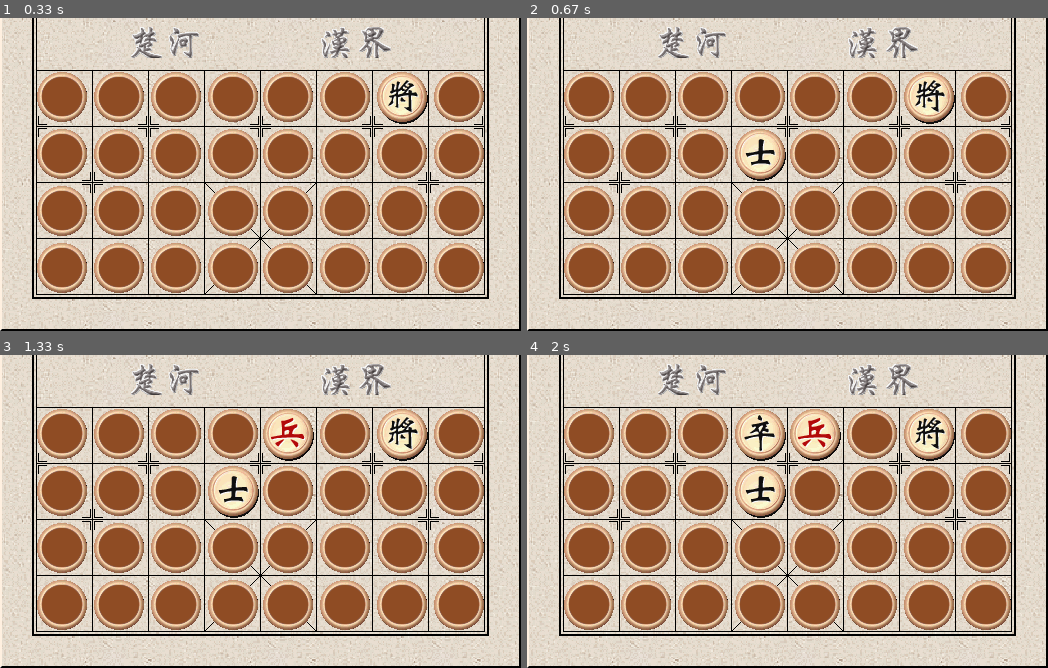
Above: before the commit, frames 1-4 (two rows, left to right).
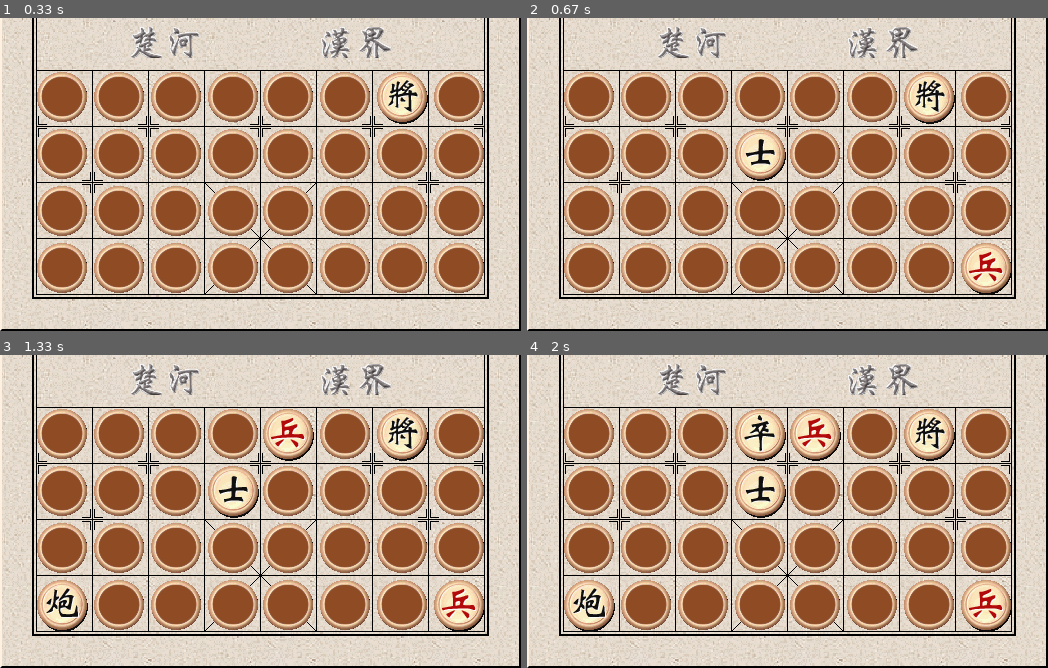
Above: after the commit, the same moments.

Repository: simonchih/darkchess
Game: pygame game, started from darkchess.py
The game is run twice, just before and just after one commit, with the same random seed, the same clock (stepped at 60 frames per second) and the same inputs. The source is Python 2; it was converted automatically to run under Python 3.
Inputs (mouse positions are in pixels of both pictures, inside the frame that each line leads up to):
- Up to frame 1 (0.33 s): no input
- Up to frame 2 (0.67 s): press the mouse at (761, 152) at 0.37 s; move the mouse to (761, 121) at 0.47 s; release the mouse at (766, 89) at 0.6 s
- Up to frame 3 (1.33 s): press the mouse at (286, 433) at 0.7 s; move the mouse to (182, 517) at 0.8 s; release the mouse at (78, 602) at 0.93 s; press the mouse at (286, 433) at 1.03 s; move the mouse to (192, 489) at 1.13 s; release the mouse at (93, 549) at 1.27 s
- Up to frame 4 (2 s): press the mouse at (761, 433) at 1.37 s; move the mouse to (751, 420) at 1.47 s; release the mouse at (745, 408) at 1.6 s

Frame 1 is identical in both runs. In frame 2, 0.8% of the frame differs, in the area x 84-93%, y 73-89%; in frame 3, 1.7%, in the area x 8-93%, y 73-89%; in frame 4, 1.7%.

Commit message:
v0.0.5b: many bugs

Diff:
--- a/darkchess.py
+++ b/darkchess.py
@@ -2,6 +2,7 @@
 import math
 import time
 import pygame
+import copy
 from pygame.locals import *
 from sys import exit
 from chess import *
@@ -65,15 +66,16 @@
 cstart_x2 = 260
 cstart_y2 = 51
 
+player_win = 0
 player_first = 0
 first = 1
 turn_id = 0
 player_color = 0
-com_color = 0
+com_color = 1
 max_value = 0
 
 top_number = 10
-deep_level = 9
+deep_level = 1
 
 top_chess = []
 top_map = []
@@ -84,6 +86,7 @@
 cor = [[(0,0)]*8, [(0,0)]*8, [(0,0)]*8, [(0,0)]*8]
 mark = [[0]*8, [0]*8, [0]*8, [0]*8]
 king_live = [1, 1]
+chess_num = [16, 16]
 
 def index_to_chess_surface(index):
     if 0 <= index < 5:
@@ -289,13 +292,59 @@
             if cstart_x2+j*chess_back.get_width() < mx < cstart_x2+(j+1)*chess_back.get_width() and cstart_y2+i*chess_back.get_height() < my < cstart_y2+(i+1)*chess_back.get_height():
                 return (i, 4+j)
 
+def select_back_chess(map, my_ch):
+    back_mark = [[0]*8, [0]*8, [0]*8, [0]*8]
+    if 1 == check_back_exist(map, my_ch, back_mark):
+        return random_select_back_chess(map, my_ch, back_mark)
+    else:
+        return (-1, -1)
+
+def check_back_exist(map, my_ch, bm):
+    back_exist = 0
+    for i in range(0, 4):
+        for j in range(0, 8):
+            if map[i][j] != (-1, -1) and bm[i][j] != 1:
+                if 1 == my_ch[map[i][j][0]][map[i][j][1]].back:
+                    back_exist = 1
+    return back_exist
+
+def random_select_back_chess(map, my_ch, bm):
+    i = random.randint(0, 31)
+    ii = 0
+
+    while i != -1:
+        y = ii/8
+        x = ii%8
+        if map[y][x] == (-1, -1) or bm[y][x] == 1:
+            ii += 1
+            if ii > 31:
+                ii = ii%32
+        elif 1 == my_ch[map[y][x][0]][map[y][x][1]].back:
+            i -= 1
+            if i < 0:
+                break
+            ii += 1
+            if ii > 31:
+                ii = ii%32
+        else:
+            ii += 1
+            if ii > 31:
+                ii = ii%32
+
+    (y, x) = (ii/8, ii%8)
+    return (y, x)
+
 def chess_ai():
     global turn_id
     global first
     global my_ch
+    global map
     global player_color
     global com_color
     global player_first
+    global player_win
+
+    pygame.display.update()
 
     if 0 == player_first and  1 == first:
         i = random.randint(0, 3)
@@ -305,21 +354,44 @@
         com_color = turn_id
         player_color = 1 - com_color
         first = 0
+    elif turn_id == com_color and 0 == first:
+        org, dest, score = deep_think(map, my_ch)
+        print 'org', org, 'score', score
+        if org == (-1, -1):
+            if select_back_chess(map, my_ch) == (-1, -1):
+                print 'player_win'
+                player_win = 1
+            else:
+                print 'select_before'
+                dest = select_back_chess(map, my_ch)
+                print 'dest', dest
+                my_ch[map[dest[0]][dest[1]][0]][map[dest[0]][dest[1]][1]].back = 0
+        elif score < 30:
+            print 'ls30',
+            dest = select_back_chess(map, my_ch)
+            my_ch[map[dest[0]][dest[1]][0]][map[dest[0]][dest[1]][1]].back = 0
+        else:
+            print 'el'
+            print 'org=', org, 'dest=', dest
+            print 'com_color', com_color
+            map, my_ch = move(org, dest, map, my_ch)
+
     if turn_id == com_color:
         turn_id = 1 - turn_id
+
 
 def move_max_value(orgx, orgy, destx, desty, my_chess, map, org_value, opp_color, i, j):
     global max_value
     global mark
 
-    if 1 == mark[i][j]:
-        return
-
-    mark[i][j] = 1
-
     if i == -1 or j == -1 or i == 4 or j == 8:
         return
-    elif map[i][j] != (-1, -1):
+    elif 1 == mark[i][j]:
+        return
+
+    mark[i][j] = 1
+
+    if map[i][j] != (-1, -1):
         if 1 == my_chess[map[i][j][0]][map[i][j][1]].back:
             return
         elif opp_color == my_chess[map[i][j][0]][map[i][j][1]].color:
@@ -344,7 +416,7 @@
         move_max_value(orgx, orgy, destx, desty, my_chess, map, org_value, opp_color, i, j+1)
         move_max_value(orgx, orgy, destx, desty, my_chess, map, org_value, opp_color, i+1, j)
         move_max_value(orgx, orgy, destx, desty, my_chess, map, org_value, opp_color, i-1, j)
-    elif orgy == desty and orgx-1 == dextx:
+    elif orgy == desty and orgx-1 == destx:
         move_max_value(orgx, orgy, destx, desty, my_chess, map, org_value, opp_color, i, j-1)
         move_max_value(orgx, orgy, destx, desty, my_chess, map, org_value, opp_color, i+1, j)
         move_max_value(orgx, orgy, destx, desty, my_chess, map, org_value, opp_color, i-1, j)
@@ -379,12 +451,19 @@
             return max_value
 
     elif 1 == my_chess[map[desty][destx][0]][map[desty][destx][1]].live:
+        print 'eat', eating_value_to_score(my_chess[map[desty][destx][0]][map[desty][destx][1]].value, king_live, my_chess[map[orgy][orgx][0]][map[orgy][orgx][1]].color)
+        print 'org_color', my_chess[map[orgy][orgx][0]][map[orgy][orgx][1]].color
         return eating_value_to_score(my_chess[map[desty][destx][0]][map[desty][destx][1]].value, king_live, my_chess[map[orgy][orgx][0]][map[orgy][orgx][1]].color)
 
 def move(org, dest, a_map, a_ch):
     global cor
     (orgi, orgj) = org
     (desti, destj) = dest
+
+    print 'move', 'org', org, 'dest', dest
+
+    #print 'b_a_map[desti][destj]', a_map[desti][destj]
+    #print 'b_map[desti][destj]', map[desti][destj]
 
     if (-1, -1) == a_map[desti][destj]:
         org_ch = a_ch[a_map[orgi][orgj][0]][a_map[orgi][orgj][1]]
@@ -401,10 +480,12 @@
         a_map[desti][destj] = a_map[orgi][orgj]
         a_map[orgi][orgj] = (-1, -1)
 
+    #print 'af_a_map[desti][destj]', a_map[desti][destj]
+    #print 'af_map[desti][destj]', map[desti][destj]
+
     return a_map, a_ch
 
-
-def one_turn(a_map, a_ch, owner_color):
+def one_turn(a_map, a_ch, owner_color, sc, i = (-1, -1), j = (-1, -1)):
     global top_number
     global top_map
     global top_chess
@@ -415,33 +496,61 @@
     for chr in a_ch:
         for ch in chr:
             if ch.color == owner_color:
-                score = move_score((ch.row, ch.col), ch.possible_move, a_ch, a_map)
-                m.append([(ch.row, ch.col), ch.possible_move, score])
+                for pm in ch.possible_move:
+                    score = sc + move_score((ch.row, ch.col), pm, a_ch, a_map)
+                    m.append([(ch.row, ch.col), pm, score])
 
     mf = []
     opp_color = 1 - owner_color
 
     for mm in m:
-        af_map = a_map
-        af_ch  = a_ch
+        af_map = copy.deepcopy(a_map)
+        af_ch  = copy.deepcopy(a_ch)
         af_map, af_ch = move(mm[0], mm[1], af_map, af_ch)
         score = mm[2]
+        af_map, af_ch = all_chess_move(af_map, af_ch)
         for chr in af_ch:
             for ch in chr:
                 if ch.color == opp_color:
-                    score -= move_score((ch.row, ch.col), ch.possible_move, af_ch, af_map)
-                    mf.append([mm[0], mm[1], (ch.row, ch.col), ch.possible_move, score])
+                    for pm in ch.possible_move:
+                        score -= move_score((ch.row, ch.col), pm, af_ch, af_map)
+                        mf.append([mm[0], mm[1], (ch.row, ch.col), pm, score])
+
+    if not mf and m:
+        af2_map = copy.deepcopy(a_map)
+        af2_ch  = copy.deepcopy(a_ch)
+        sorted(m, key=lambda s: s[2])
+        print 'm', m
+        top_map = [0]
+        top_chess = [0]
+        top_map[0] = af2_map
+        top_chess[0] = af2_ch
+        print 's=', score
+        if i == (-1, -1):
+            return [[m[0][0], m[0][1], af2_map, af2_ch, m[0][2]]]
+        else:
+            return [[i, j, af2_map, af2_ch, m[0][2]]]
 
     sorted(mf, key=lambda ms: ms[4])
-
-    top_map = [0] * top_number
-    top_chess = [0] * top_number
+    #print 'mf', mf
+
+    num = top_number if top_number <= len(mf) else len(mf)
+
+    top_map = [0] * num
+    top_chess = [0] * num
 
     top_score = []
-    for ii in range(0, top_number):
-        top_map[ii], top_chess[ii] = move(mf[0], mf[1], a_map, a_ch)
-        top_map[ii], top_chess[ii] = move(mf[2], mf[3], top_map[ii], top_chess[ii])
-        top_score.append([mf[0], mf[1], top_map[ii], top_chess[ii], mf[4]])
+
+    for ii in range(0, num):
+        a2_map = copy.deepcopy(a_map)
+        a2_ch = copy.deepcopy(a_ch)
+        print 'ii move'
+        top_map[ii], top_chess[ii] = move(mf[ii][0], mf[ii][1], a2_map, a2_ch)
+        top_map[ii], top_chess[ii] = move(mf[ii][2], mf[ii][3], top_map[ii], top_chess[ii])
+        if i == (-1, -1):
+            top_score.append([mf[ii][0], mf[ii][1], top_map[ii], top_chess[ii], mf[ii][4]])
+        else:
+             top_score.append([i, j, top_map[ii], top_chess[ii], mf[ii][4]])
 
     return top_score
 
@@ -450,23 +559,37 @@
     global deep_level
     global top_number
 
-    max_top_score = []
-    ts = one_turn(a_map, a_ch, com_color)
+    ts = copy.deepcopy(one_turn(a_map, a_ch, com_color, 0))
     t_map = top_map
     t_chess = top_chess
-
-    max_ts = [0] * top_number
+    if ts:
+        score = ts[0][4]
+    else:
+        return (-1, -1), (-1, -1), -1
+
+    tn = top_number if top_number <= len(ts) else len(ts)
+    backup_top_score = ts
+
     for level in range(0, deep_level):
-        for ii in range(0, top_number):
-            max_ts[ii] = one_turn(t_map[ii], t_chess[ii], com_color)
+        max_top_score = []
+        max_ts = [0] * tn
+        for ii in range(0, tn):
+            max_ts[ii] = copy.deepcopy(one_turn(t_map[ii], t_chess[ii], com_color, score, backup_top_score[ii][0], backup_top_score[ii][1]))
             max_top_score.extend(max_ts[ii])
         sorted(max_top_score, key=lambda s: s[4])
-        t_map = [0] * top_number
-        t_chess = [0] * top_number
-        for ii in range(0, top_number):
+        tn = top_number if top_number <= len(max_top_score) else len(max_top_score)
+        t_map = [0] * tn
+        t_chess = [0] * tn
+        backup_top_score = copy.deepcopy(max_top_score)
+        for ii in range(0, tn):
             (t_map[ii], t_chess[ii]) = (max_top_score[ii][2], max_top_score[ii][3])
-
-
+        if max_top_score:
+            score = max_top_score[0][4]
+
+    if max_top_score:
+        return max_top_score[0][0], max_top_score[0][1], max_top_score[0][4]
+    else:
+        return (-1, -1), (-1, -1), -1
 
 def eating_value_to_score(value, king, owner_color):
     opp_color = 1 - owner_color
@@ -476,7 +599,7 @@
         else:
             return 5
     elif 2 == value:
-        return 80
+        return 70
     elif 3 == value:
         return 30
     elif 4 == value:
@@ -502,103 +625,135 @@
     global map
     global cor
     global first
-
-    selected_c = None
-    first = 1
-    move = 1
-    game_start = 1
-
-    player_first = random.randint(0, 1)
-
-    chess_index = ini_random_chess(chess_index)
-    for i in range(0, 4):
-        for j in range(0, 4):
-            ch = chess(chess_index[8*i+j],index_to_color(chess_index[8*i+j]), index_to_chess_value(chess_index[8*i+j]), (cstart_x+j*chess_back.get_width(),cstart_y+i*chess_back.get_height()), (i, j), chess_back.get_size(), index_to_chess_surface(chess_index[8*i+j]))
-            my_ch[i][j] = ch
-            cor[i][j] = (ch.x, ch.y)
-            map[i][j] = (i, j)
-    for i in range(0, 4):
-        for j in range(0, 4):
-            ch = chess(chess_index[8*i+4+j],index_to_color(chess_index[8*i+4+j]), index_to_chess_value(chess_index[8*i+4+j]), (cstart_x2+j*chess_back.get_width(),cstart_y2+i*chess_back.get_height()), (i, 4+j), chess_back.get_size(), index_to_chess_surface(chess_index[8*i+4+j]))
-            my_ch[i][4+j] = ch
-            cor[i][4+j] = (ch.x, ch.y)
-            map[i][4+j] = (i, 4+j)
+    global player_win
+    global chess_num
 
     while True:
-        if game_start:
-            sound_new.play()
-            game_start = 0
-        screen.blit(background, (0,0))
-
-        if 1 == move:
-            map, my_ch = all_chess_move(map, my_ch)
-            move = 0
-
-        for event in pygame.event.get():
-            if event.type == QUIT:
-                exit()
-            elif event.type == pygame.MOUSEBUTTONDOWN:
-                sound_click.play()
-                for chr in my_ch:
-                    for chc in chr:
-                        ch_index = chc.click(pygame.mouse.get_pos())
-                        if ch_index:
-                            if 1 == player_first and 1 == first:
-                                turn_id = index_to_color(ch_index)
-                                player_color = turn_id
-                                com_color = 1 - player_color
-                                first = 0
-                            elif -1 == ch_index and player_color == turn_id and chc.color == player_color:
-                                selected_c = chc
-            elif event.type == pygame.MOUSEBUTTONUP:
-                if selected_c:
-                    (mouseX, mouseY) = pygame.mouse.get_pos()
-                    move = 0
-                    for pm in selected_c.possible_move:
-                        if pm == mouse_position_to_block(mouseX, mouseY, chess_back):
-                            if map[pm[0]][pm[1]] != (-1, -1):
-                                my_ch[map[pm[0]][pm[1]][0]][map[pm[0]][pm[1]][1]].live = 0
-                                sound_capture.play()
-                            else:
-                                sound_move.play()
-                            map[pm[0]][pm[1]] = map[selected_c.row][selected_c.col]
-                            map[selected_c.row][selected_c.col] = (-1, -1)
-                            selected_c.x = cor[pm[0]][pm[1]][0]
-                            selected_c.y = cor[pm[0]][pm[1]][1]
-                            selected_c.row = pm[0]
-                            selected_c.col = pm[1]
-                            move = 1
-                            break
-
-                    if 0 == move:
-                       (selected_c.x, selected_c.y) = cor[selected_c.row][selected_c.col]
-
-                    selected_c.speed = 0
-                    selected_c = None
-                else:
-                    move = 1
-
-        chess_ai()
-
-        if selected_c:
-            (mouseX, mouseY) = pygame.mouse.get_pos()
-            dx = mouseX - selected_c.x
-            dy = mouseY - selected_c.y
-            dx -= selected_c.size[0]/2
-            dy -= selected_c.size[1]/2
-            selected_c.angle = 0.5*math.pi + math.atan2(dy, dx)
-            selected_c.speed = math.hypot(dx, dy) * 0.1
-
-
-        for cr in my_ch:
-            for c in cr:
-                c.draw(screen, chess_back)
-
-        if selected_c:
-            selected_c.move()
-            selected_c.draw(screen, chess_back)
-
-        pygame.display.update()
+        selected_c = None
+        player_win = 0
+        turn_id = 0
+        player_color = 0
+        com_color = 1
+        first = 1
+        moving = 1
+        game_start = 1
+        chess_num = [16, 16]
+
+        player_first = random.randint(0, 1)
+
+        chess_index = ini_random_chess(chess_index)
+        for i in range(0, 4):
+            for j in range(0, 4):
+                ch = chess(chess_index[8*i+j],index_to_color(chess_index[8*i+j]), index_to_chess_value(chess_index[8*i+j]), (cstart_x+j*chess_back.get_width(),cstart_y+i*chess_back.get_height()), (i, j), chess_back.get_size(), index_to_chess_surface(chess_index[8*i+j]))
+                my_ch[i][j] = ch
+                cor[i][j] = (ch.x, ch.y)
+                map[i][j] = (i, j)
+        for i in range(0, 4):
+            for j in range(0, 4):
+                ch = chess(chess_index[8*i+4+j],index_to_color(chess_index[8*i+4+j]), index_to_chess_value(chess_index[8*i+4+j]), (cstart_x2+j*chess_back.get_width(),cstart_y2+i*chess_back.get_height()), (i, 4+j), chess_back.get_size(), index_to_chess_surface(chess_index[8*i+4+j]))
+                my_ch[i][4+j] = ch
+                cor[i][4+j] = (ch.x, ch.y)
+                map[i][4+j] = (i, 4+j)
+
+        while 0 == player_win:
+            if game_start:
+                sound_new.play()
+                game_start = 0
+            screen.blit(background, (0,0))
+
+            if 1 == moving:
+                map, my_ch = all_chess_move(map, my_ch)
+                moving = 0
+
+            if 0 == player_first and 1 == first:
+                player_color = 1
+
+            for event in pygame.event.get():
+                if event.type == QUIT:
+                    exit()
+                elif event.type == pygame.MOUSEBUTTONDOWN and turn_id == player_color:
+                    sound_click.play()
+                    for chr in my_ch:
+                        for chc in chr:
+                            ch_index = chc.click(pygame.mouse.get_pos())
+                            if ch_index:
+                                if 1 == player_first and 1 == first:
+                                    turn_id = index_to_color(ch_index)
+                                    player_color = turn_id
+                                    com_color = 1 - player_color
+                                    first = 0
+                                    turn_id = 1 - turn_id
+                                elif -1 == ch_index and chc.color == player_color:
+                                    selected_c = chc
+                                elif ch_index != -1:
+                                    turn_id = 1 - turn_id
+                elif event.type == pygame.MOUSEBUTTONUP and turn_id == player_color:
+                    if selected_c:
+                        (mouseX, mouseY) = pygame.mouse.get_pos()
+                        moving = 0
+                        for pm in selected_c.possible_move:
+                            if pm == mouse_position_to_block(mouseX, mouseY, chess_back):
+                                if map[pm[0]][pm[1]] != (-1, -1):
+                                    my_ch[map[pm[0]][pm[1]][0]][map[pm[0]][pm[1]][1]].live = 0
+                                    chess_num[my_ch[map[pm[0]][pm[1]][0]][map[pm[0]][pm[1]][1]].color] -= 1
+                                    sound_capture.play()
+                                else:
+                                    sound_move.play()
+                                map[pm[0]][pm[1]] = map[selected_c.row][selected_c.col]
+                                map[selected_c.row][selected_c.col] = (-1, -1)
+                                selected_c.x = cor[pm[0]][pm[1]][0]
+                                selected_c.y = cor[pm[0]][pm[1]][1]
+                                selected_c.row = pm[0]
+                                selected_c.col = pm[1]
+                                moving = 1
+                                turn_id = 1 - turn_id
+                                break
+
+                        if 0 == moving:
+                           (selected_c.x, selected_c.y) = cor[selected_c.row][selected_c.col]
+
+                        selected_c.speed = 0
+                        selected_c = None
+                    else:
+                        moving = 1
+
+            if selected_c:
+                (mouseX, mouseY) = pygame.mouse.get_pos()
+                dx = mouseX - selected_c.x
+                dy = mouseY - selected_c.y
+                dx -= selected_c.size[0]/2
+                dy -= selected_c.size[1]/2
+                selected_c.angle = 0.5*math.pi + math.atan2(dy, dx)
+                selected_c.speed = math.hypot(dx, dy) * 0.1
+
+
+            for cr in my_ch:
+                for c in cr:
+                    c.draw(screen, chess_back)
+
+            chess_ai()
+
+            if selected_c:
+                selected_c.move()
+                selected_c.draw(screen, chess_back)
+
+            if 0 == chess_num[player_color]:
+                player_win = -1
+            elif 0 == chess_num[com_color]:
+                player_win = 1
+
+            if 1 == player_win:
+                sound_win.play()
+                pygame.display.update()
+                time.sleep(5)
+            elif -1 == player_win:
+                sound_loss.play()
+                pygame.display.update()
+                time.sleep(5)
+
+            pygame.display.update()
+
+    exit()
 
 if __name__ == "__main__":
     main()
Not shown, changed: chess.pyc
